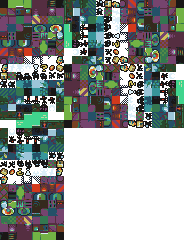
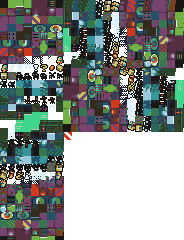
Layers edited between the first and the second 184x240 image:
added layer "Calque 3 copie" above "Calque 4" over [0, 124, 63, 240]
added layer "Calque 4" above "Calque 2 copie" over [64, 132, 72, 140]
added layer "Calque 2 copie" above "Calque 1 copie" over [63, 68, 183, 132]
added layer "Calque 1 copie" above "Calque 3" over [63, 4, 183, 68]
